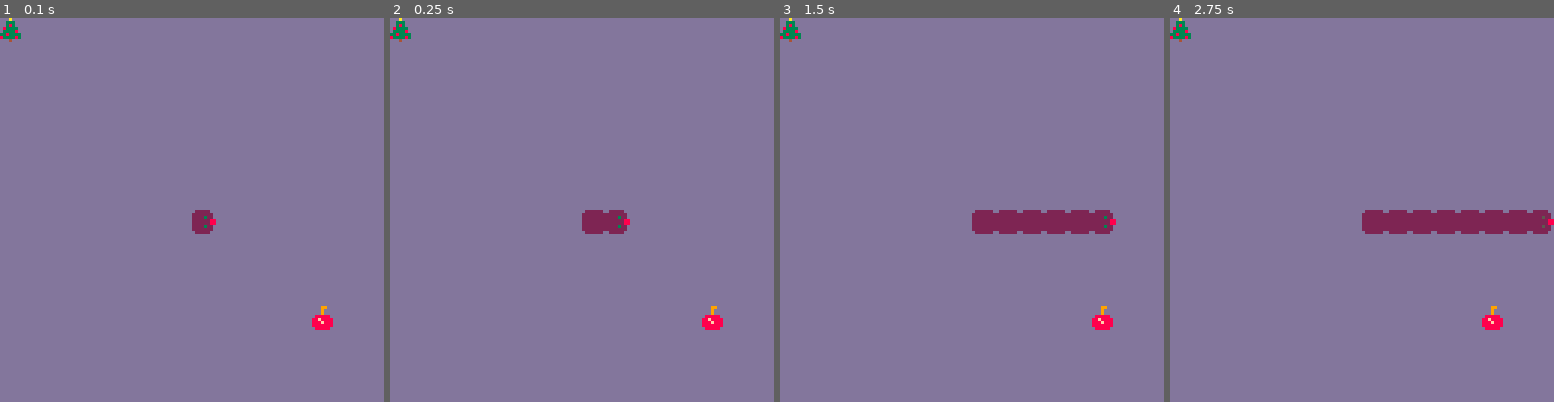
Above: before the commit, frames 1-4 (left to right).
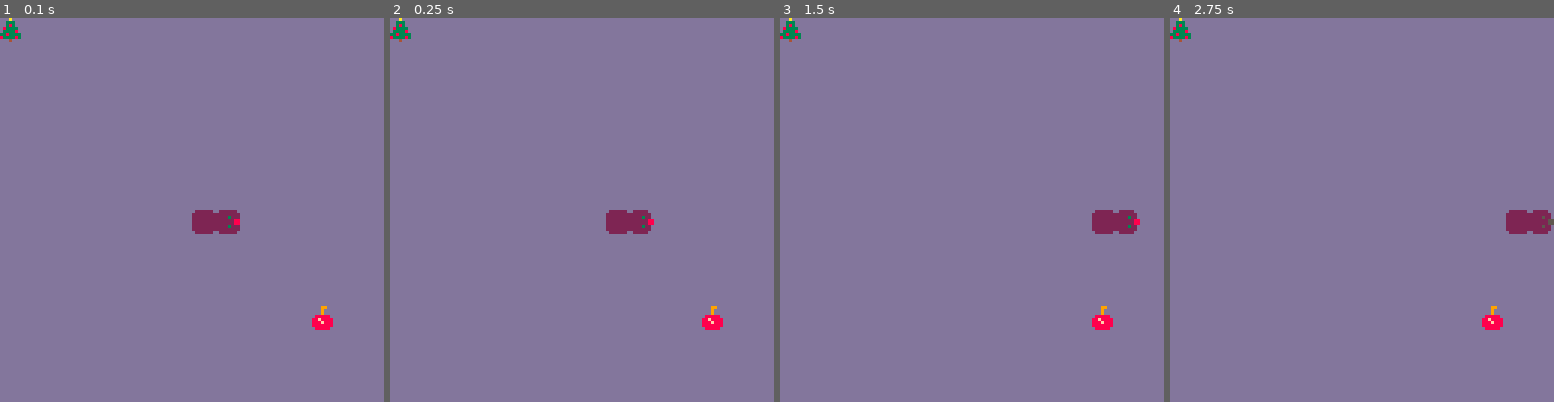
Above: after the commit, the same moments.

Repository: gigamonkey/pico-8
Game: PICO-8 cartridge snake.p8
Two runs of this game, one before a commit and one after it. Both use one fixed random seed, a clock stepped at 60 frames per second and the inputs below.
Inputs:
- Up to frame 1 (0.1 s): no input
- Up to frame 2 (0.25 s): no input
- Up to frame 3 (1.5 s): no input
- Up to frame 4 (2.75 s): hold Right 1.6-2.1 s; hold Up 2.15-2.42 s; hold Right from 2.47 s (still down)

The runs differ from the first frame. In frame 1, 0.4% of the frame differs, in the area x 53-63%, y 50-57%; in frame 2, 0.8%; in frame 3, 2.2%, in the area x 50-94%, y 50-57%; in frame 4, 2.2%.

Commit message:
Growing on eating food.

Diff:
--- a/snake.lua
+++ b/snake.lua
@@ -1,6 +1,7 @@
 -- snake
 
 SIZE = 16 -- 128px display / 8px sprites.
+SIZE2D = SIZE * SIZE
 
 UP    = { dx = 0, dy = -1 }
 DOWN  = { dx = 0, dy = 1 }
@@ -21,9 +22,9 @@
   x = 64,
   y = 64,
   turns = {},
-  head = 1,
+  head = 0,
   tail = 0,
-  segments = { [0] = {x = 64, y = 64} },
+  segments = {},
   dead = false,
 }
 
@@ -31,27 +32,34 @@
 -- contents of that cell, either grass, snake, food, or superfood.
 grid = {}
 
-for x = 0, SIZE - 1 do
-  for y = 0, SIZE - 1 do
-    grid[(y * SIZE + x) + 1] = GRASS
-  end
-end
-
 -- Basic game structure
 
 function _init()
   cls()
+  for x = 0, SIZE - 1 do
+    for y = 0, SIZE - 1 do
+      grid[to_index({x=x, y=y})] = GRASS
+    end
+  end
+
   grid[to_index({x=13, y=12})] = FOOD
   grid[to_index({x=0, y=0})] = SUPER_FOOD
+
+  set_head(snake, {x=8, y=8})
+  set_head(snake, {x=9, y=8})
+  snake.x = 72
+  snake.y = 64
 
   for cell, value in pairs(grid) do
     local x = ((cell - 1) % SIZE) * 8;
     local y = ((cell - 1) \ SIZE) * 8;
+
     spr(GRASS, x, y)
+    if value ~= GRASS then
+      --print("not grass at " .. ((cell - 1) % SIZE) .. "," .. ((cell - 1) \ SIZE))
+    end
     spr(value, x, y)
   end
-  grid[to_index(snake.segments[0])] = SNAKE
-  move(snake)
 end
 
 function _update()
@@ -77,33 +85,43 @@
   -- increments.
   local hd = head(snake)
   if snake.dead then
-    spr(heads[snake.direction] + 4, hd.x, hd.y)
+    spr(heads[snake.direction] + 4, hd.x * 8, hd.y * 8)
   else
-    spr(heads[snake.direction], hd.x, hd.y)
+    spr(heads[snake.direction], hd.x * 8, hd.y * 8)
   end
 end
 
 
 -- The rest of the code
 
-function to_cell(i)
-  return { x = (i - 1) % SIZE, y = (i - 1) \ SIZE }
-end
-
 function to_index(cell)
   return (cell.y * SIZE + cell.x) + 1
 end
 
+function set_head(snake, head)
+  snake.segments[snake.head] = head
+  snake.head = (snake.head + 1) % SIZE2D
+  grid[to_index(head)] = SNAKE
+end
+
+function clear_tail(snake, tail)
+  grid[to_index(tail)] = GRASS
+  snake.tail = (snake.tail + 1) % SIZE2D
+end
+
 function head(snake)
-  return snake.segments[(snake.head + 63) % 64]
+  local is_nil = snake.segments[snake.head - 1] == nil
+  local i = (snake.head + (SIZE2D - 1)) % SIZE2D
+  --print(snake.head .. "; i: " .. i .. "; head is nil: " .. tostring(is_nil))
+  return snake.segments[(snake.head + (SIZE2D - 1)) % SIZE2D]
+end
+
+function tail(snake)
+  return snake.segments[snake.tail]
 end
 
 function current_cell(snake)
-  return { x = (snake.x \ 8) * 8, y = (snake.y \ 8) * 8 }
-end
-
-function next_cell(snake)
-  return { x = snake.x + snake.dx, y = snake.y + snake.dy }
+  return { x = snake.x \ 8, y = snake.y \ 8 }
 end
 
 function apply_next_turn(snake)
@@ -118,7 +136,7 @@
 end
 
 function off_board(cell)
-  return cell.x < 0 or cell.x >= 128 or cell.y < 0 or cell.y >= 128
+  return cell.x < 0 or cell.x >= SIZE or cell.y < 0 or cell.y >= SIZE
 end
 
 function legal_turn(d, t)
@@ -126,23 +144,31 @@
 end
 
 function move(snake)
+
   snake.x += snake.direction.dx * snake.speed
   snake.y += snake.direction.dy * snake.speed
 
   local current = current_cell(snake)
   local head = head(snake)
+  local tail = tail(snake)
 
   -- Entering new cell. If the new cell is off the grid our we are
-  -- crashing into ourself don't actually enter it.
+  -- crashing into ourself don't actually enter it. If it doesn't
+  -- contain food then we remove our tail.
   if (current.x ~= head.x or current.y ~= head.y) then
     local i = to_index(current)
     if off_board(current) or grid[i] == SNAKE then
       snake.dead = true
     else
+      local is_grass = grid[i] == GRASS
+      --print("grid[" .. i .. "] " .. tostring(grid[i]) .. " is_grass: " .. tostring(is_grass))
       apply_next_turn(snake)
-      spr(1, head.x, head.y) -- draw body segment in old head position.
-      grid[to_index(current)] = SNAKE
-      snake.segments[(snake.head + 63) % 64] = current
+      spr(1, head.x * 8, head.y * 8) -- draw body segment in old head position.
+      set_head(snake, current)
+      if is_grass then
+        clear_tail(snake, tail)
+        spr(0, tail.x * 8, tail.y * 8) -- clear tail
+      end
     end
   end
 end
--- a/snake.p8
+++ b/snake.p8
@@ -15,11 +15,11 @@
 dddddddd22222222888f888033833330077877800222222002323220023222200222222022222222223223222232222222222322222222222222222202232222
 dddddddd222222228888888083333830078778700022220000222200002222000022220022222222222882222222222222222222222222220228822002222222
 dddddddd022222200888880000040000000000000000000000080000000000000000000002222220022882200222222002222220022222200008800000222220
-02222200000880000222222000222220022222000000000000000000000000000000000000000000000000000000000000000000000000000000000000000000
-22222220022882202222222202222222222222200000000000000000000000000000000000000000000000000000000000000000000000000000000000000000
+02222200000550000222222000222220022222000000000000000000000000000000000000000000000000000000000000000000000000000000000000000000
+22222220022552202222222202222222222222200000000000000000000000000000000000000000000000000000000000000000000000000000000000000000
 22223220222222222222222202252222222252200000000000000000000000000000000000000000000000000000000000000000000000000000000000000000
-22222288225225222222222288222222222222880000000000000000000000000000000000000000000000000000000000000000000000000000000000000000
-22222288222222222252252288222222222222880000000000000000000000000000000000000000000000000000000000000000000000000000000000000000
+22222288225225222222222255222222222222550000000000000000000000000000000000000000000000000000000000000000000000000000000000000000
+22222288222222222252252255222222222222550000000000000000000000000000000000000000000000000000000000000000000000000000000000000000
 22223220222222222222222202252222222252200000000000000000000000000000000000000000000000000000000000000000000000000000000000000000
-22222220222222220228822002222222222222200000000000000000000000000000000000000000000000000000000000000000000000000000000000000000
-02222200022222200008800000222220022222000000000000000000000000000000000000000000000000000000000000000000000000000000000000000000
+22222220222222220225522002222222222222200000000000000000000000000000000000000000000000000000000000000000000000000000000000000000
+02222200022222200005500000222220022222000000000000000000000000000000000000000000000000000000000000000000000000000000000000000000
